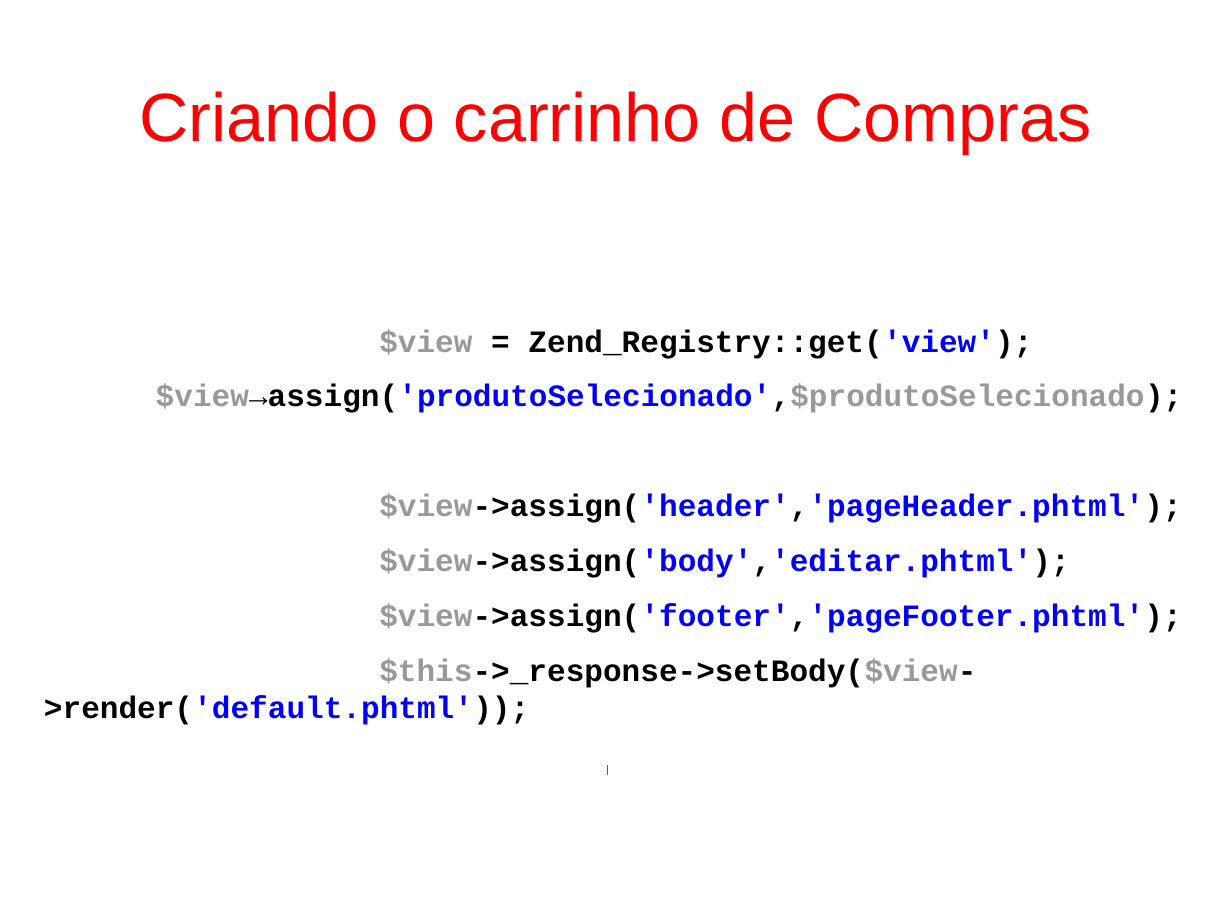
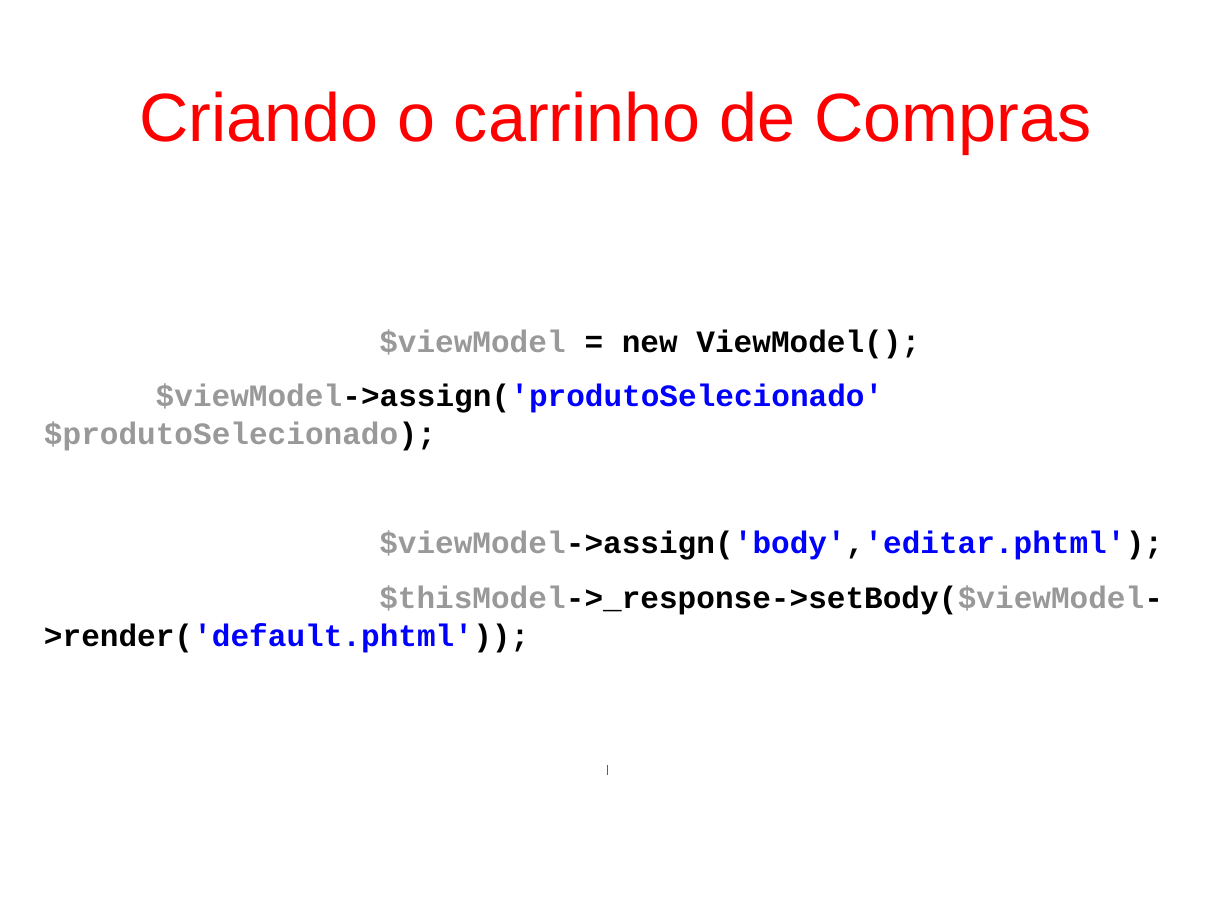
Before and after one commit to fgsl/lojasacme, a slide deck: slide 95 of docs/tutorial.odp. Drawn at 1232x924 pixels with LibreOffice and Linux fonts; fonts in the diff are those of the drawing. Boxes give left, top, right and bottom in pixels: in the first picture for what was removed or moved away, otherwise in the second. Text is boxed around its words. In the diff, an @@ line names an element or a change of style, - is before the commit and + after.

```diff
--- a/docs/tutorial.odp
+++ b/docs/tutorial.odp
@@ text at (x1=44, y1=329, x2=1163, y2=653): text changed; text colour #0000FF to #000000 @@
-$view = Zend_Registry::get('view');
-$view→assign('produtoSelecionado',$produtoSelecionado);
-$view->assign('header','pageHeader.phtml');
-$view->assign('body','editar.phtml');
-$view->assign('footer','pageFooter.phtml');
-$this->_response->setBody($view->render('default.phtml'));
+$viewModel = new ViewModel();
+$viewModel->assign('produtoSelecionado' $produtoSelecionado);
+$viewModel->assign('body','editar.phtml');
+$thisModel->_response->setBody($viewModel->render('default.phtml'));
```
Also in this commit, not shown: 7 other slides changed, 1 other file.
